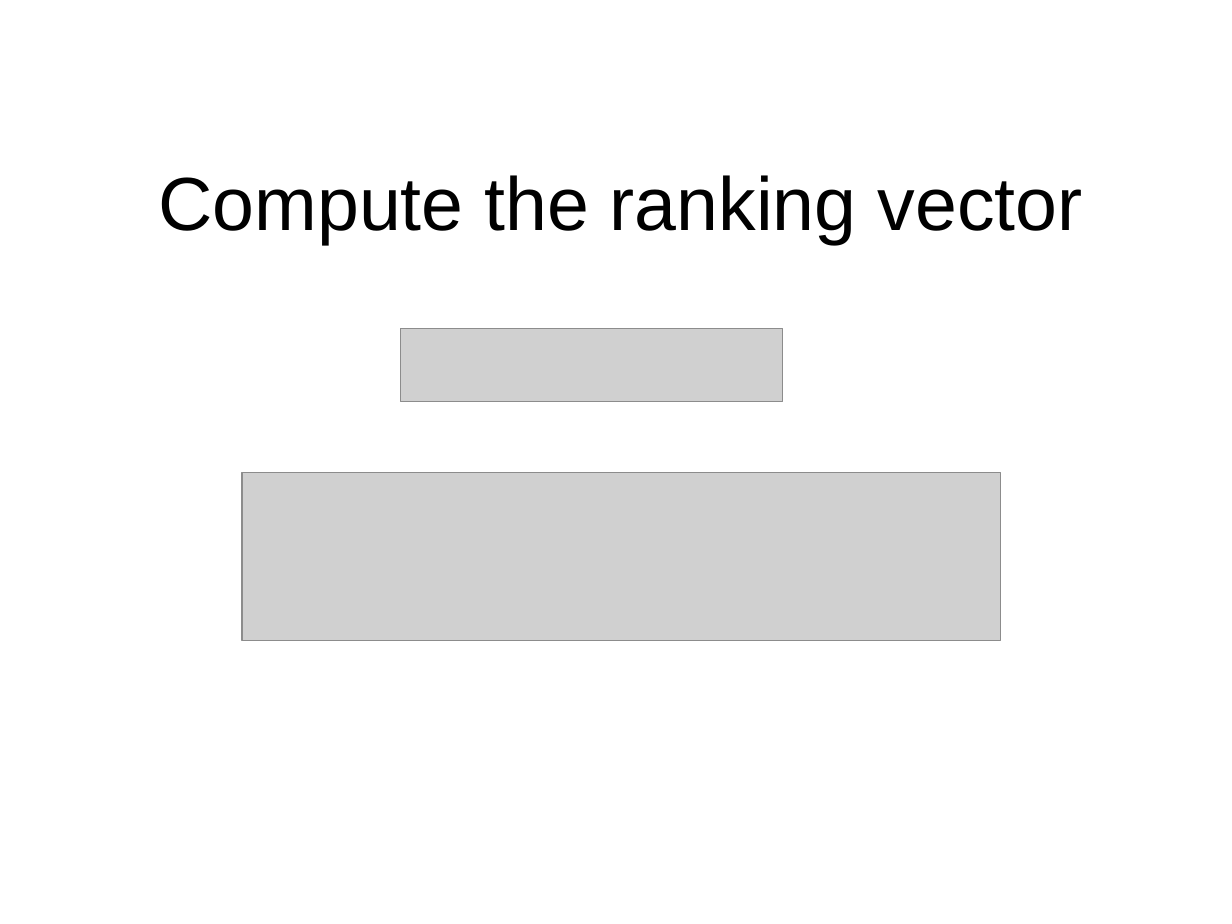
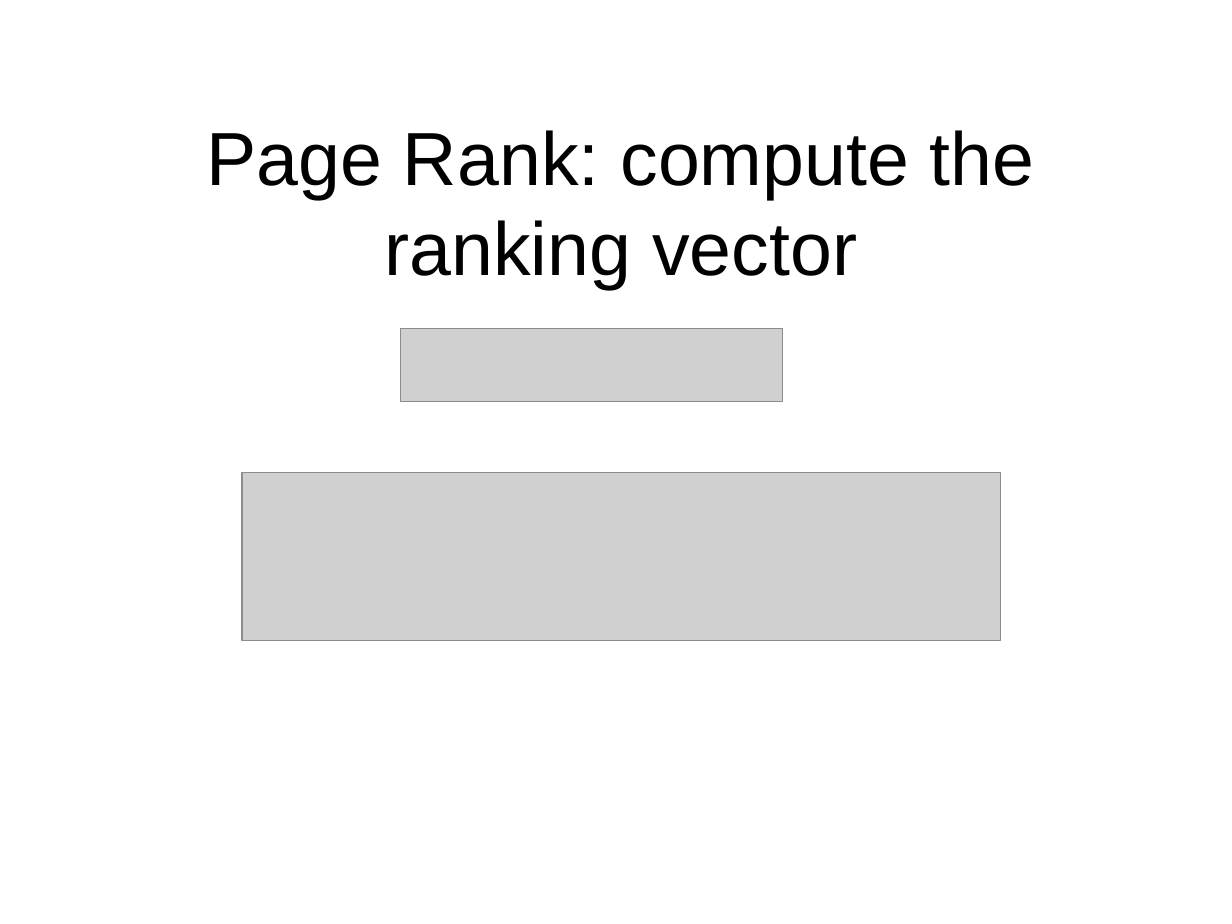
Before and after one commit to nicomp42/CS7081Spring2016Group01FinalProject, a slide deck: slide 5 of Team 01 Final Project.pptx (slide 4 before the commit). Drawn at 1232x924 pixels with LibreOffice and Linux fonts; fonts in the diff are those of the drawing; grey boxes stand for pictures; background and template pictures are left out. Boxes give left, top, right and bottom in pixels: in the first picture for what was removed or moved away, otherwise in the second. Text is boxed around its words. In the diff, an @@ line names an element or a change of style, - is before the commit and + after.

```diff
--- a/Team 01 Final Project.pptx
+++ b/Team 01 Final Project.pptx
@@ title at (206,130,1035,289): text changed @@
-Compute the ranking vector
+Page Rank: compute the ranking vector
```
Also in this commit, not shown: 2 other slides changed, 4 slides added, 1 slide removed, 2 other files.
